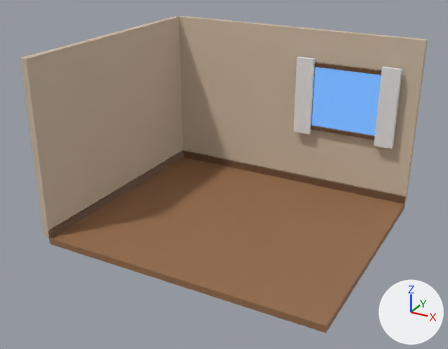
An edit to the Blender file Blender/Cozy Computer Room/cozy-computer-room.blend, drawn before and after from the same camera.
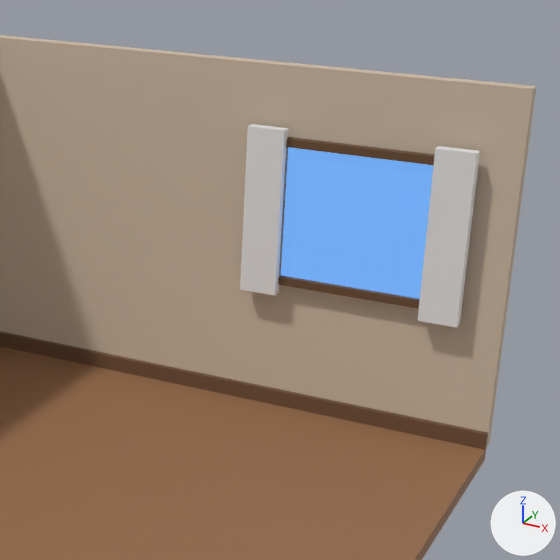
Each version appears first whole from a 50 mm camera at (3.87, -7.44, 4.42) aimed at (-0.11, -0.21, 0.8), and next in a close-up on the part from 41% to 98% of the width and 0% to 73% of the height. The axes (+X, +Y, +Z) are drawn at lower right. The lights are the same throughout. The first two pictures are the older version.

Objects in the first close-up: 'Curtain_Left', 'Curtain_Right', 'Room_BackWall', 'Room_BaseboardBack', 'Room_Floor', 'Window_Frame_Bottom', 'Window_Frame_Top', 'Window_Glass' and 1 more.
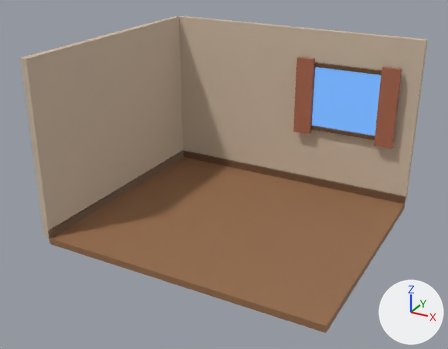
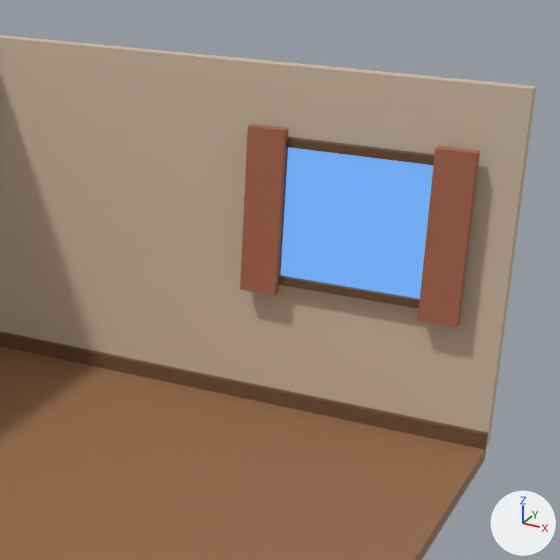
Boxes (x1, y1, x2, y2) around the edits, measured in the close-ups (560 x 560 px):
'Curtain_Right', recoloured (white to brown)
    both: (417, 146, 480, 328)
'Curtain_Left', recoloured (white to brown)
    both: (240, 124, 289, 296)

Diff of the bpy script that builds the scene:
```diff
--- a/Blender/Cozy Computer Room/cozy-computer-room.blend.py
+++ b/Blender/Cozy Computer Room/cozy-computer-room.blend.py
@@ mat_curtain_fabric_material @@
+mat_curtain_fabric_material = principled_material('Curtain_Fabric_Material')
+mat_curtain_fabric_material.base_color = (0.4, 0.14, 0.08)  # brown #aa6950
+mat_curtain_fabric_material.roughness = 0.95
@@ me_curtain_left_mesh @@
 me_curtain_left_mesh.from_pydata(...)  # 8 vertices, 6 faces; spans x -1.0..1.0, y -1.0..1.0, z -1.0..1.0
+me_curtain_left_mesh.materials.append(mat_curtain_fabric_material)  # brown #aa6950
@@ me_curtain_right_mesh @@
 me_curtain_right_mesh.from_pydata(...)  # 8 vertices, 6 faces; spans x -1.0..1.0, y -1.0..1.0, z -1.0..1.0
+me_curtain_right_mesh.materials.append(mat_curtain_fabric_material)  # brown #aa6950
```
